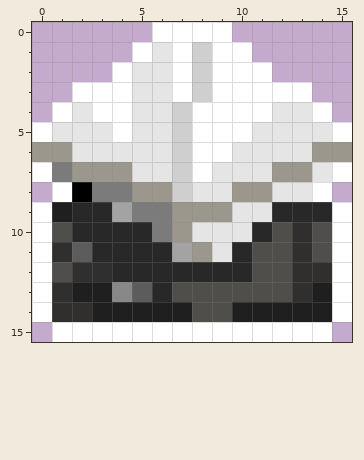
One commit to this pixel-art sprite: assets/environment/minerals/white.png. Above, as it was before the edit.
The file is 16x16 pixels. Colours within 5 levels of each other are drawn and written as one.
And afterwards:
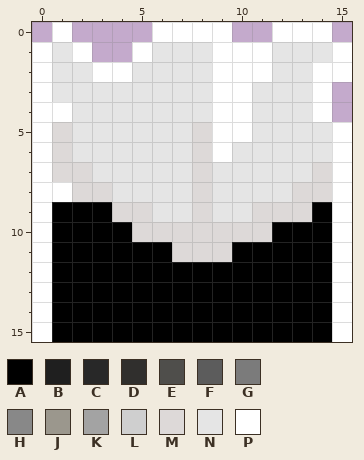
Palette (. is transparent): A #000000  B #1f1f1f  C #282828  D #302f2d  E #4f4e4b  F #5c5c5c  G #7b7b7b  H #888888  J #9b978d  K #a3a3a3  L #cfcfcf  M #ddd9d8  N #e5e5e5  P #ffffff
Difference:
Changed rows in their new state; - is an unchanged pixel.
first column x 0:
 0 -P----------PPP-
 1 PNP----NN--PNNNP
 2 PNNP---NN---NNPP
 3 PNNNN--NN--NNNP-
 4 P--NN--NN--N----
 5 -M--N--NM-------
 6 PM-----NM-----NP
 7 -MMNN--NM---NNM-
 8 P-MMNNNNM-NN-MMP
 9 -AAAMMNNMN-MMMA-
10 -AAAAMMMMMMMAAA-
11 -AAAAAAMMMAAAAA-
12 -AAAAAAAAAAAAAA-
13 -AAAAAAAAAAAAAA-
14 -AAAAAAAAAAAAAA-
15 PAAAAAAAAAAAAAAP
Pixel boxes of the changes (left, top, right, bottom) in both pictures:
changed: (32, 22, 352, 342)
